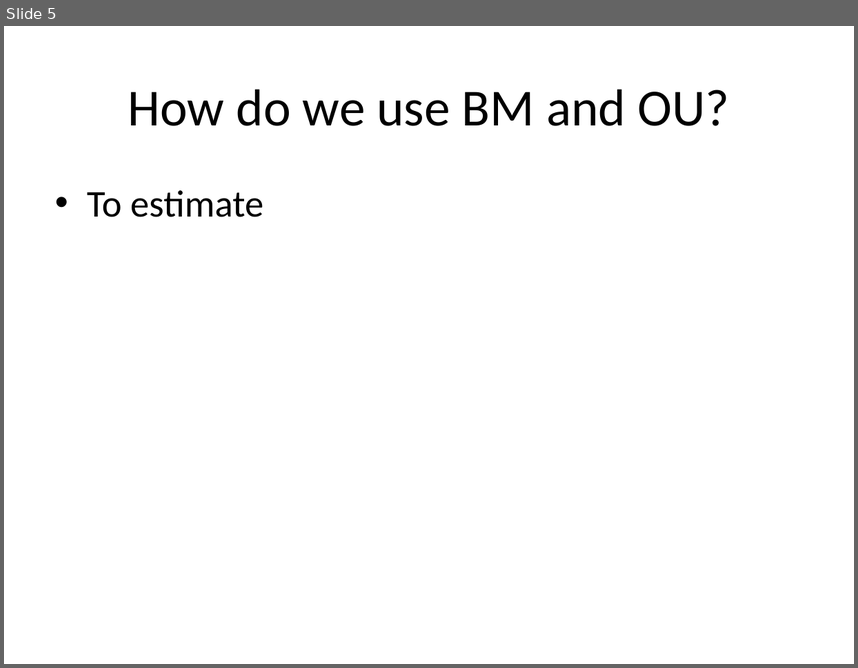
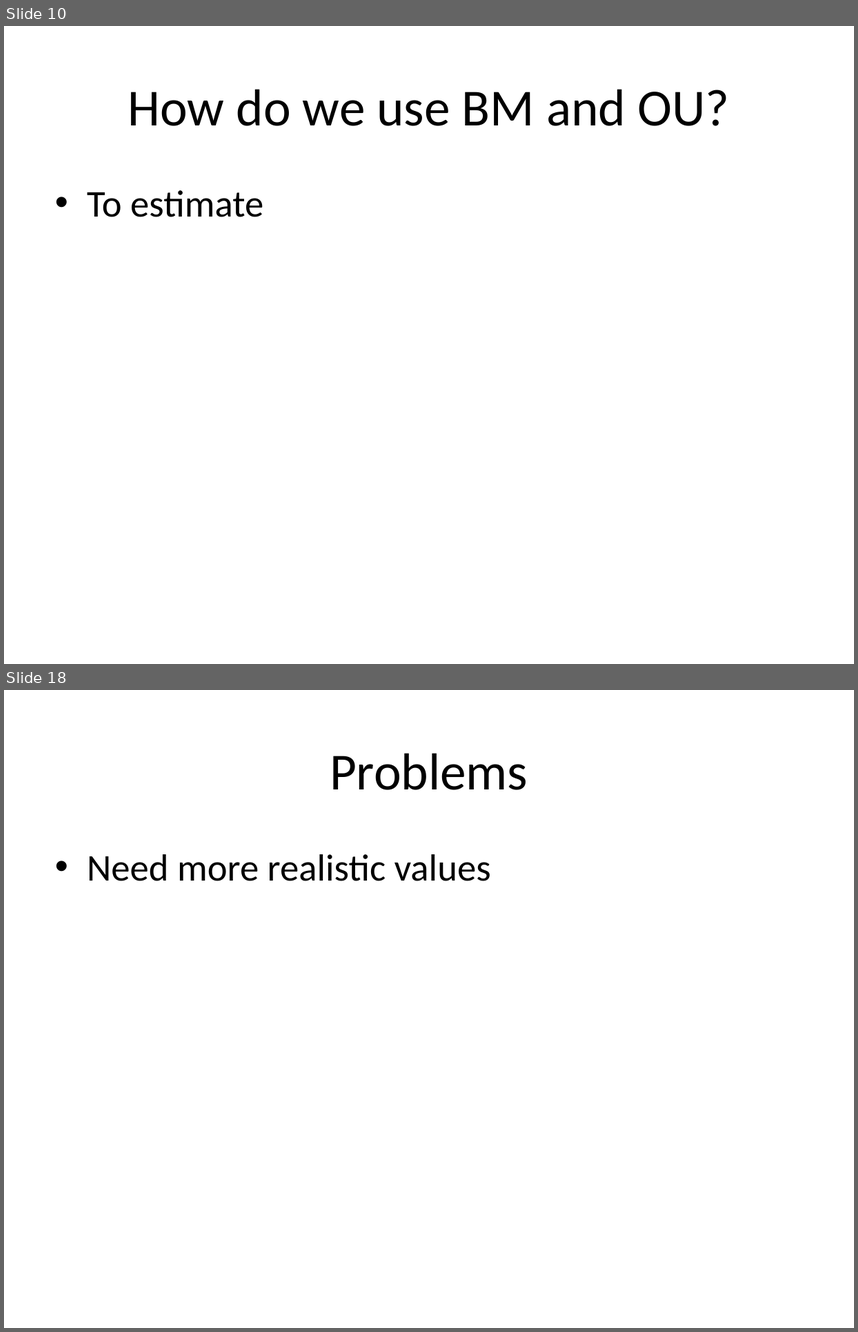
Before and after one commit to jonchang/brownian-bottlenecks, a slide deck: bottleneck_pres.pptx. Shown one above the other, each under a label of ours: slide 5 before the commit, slides 10 and 18 after it; the slides between them are not shown. The pictures are 858x668 and 858x1332 pixels, drawn with LibreOffice and Linux fonts; fonts in the diff are those of the drawing. Boxes give left, top, right and bottom in pixels: in the first picture for what was removed or moved away, otherwise in the second. Text is boxed around its words. In the diff, an @@ line names an element or a change of style, - is before the commit and + after.

```diff
--- a/bottleneck_pres.pptx
+++ b/bottleneck_pres.pptx
@@ slide 18 added at box(4, 690, 854, 1328), background #FFFFFF @@
@@ title added at box(330, 753, 528, 790), 44 pt, text #000000 @@
+Problems
@@ text added at box(87, 854, 491, 881), 32 pt, text #000000 @@
+• Need more realistic values
@@ what was slide 5 is now slide 10 @@
```
Also in this commit, not shown: 3 slides changed, 11 other slides added, 2 slides removed.
